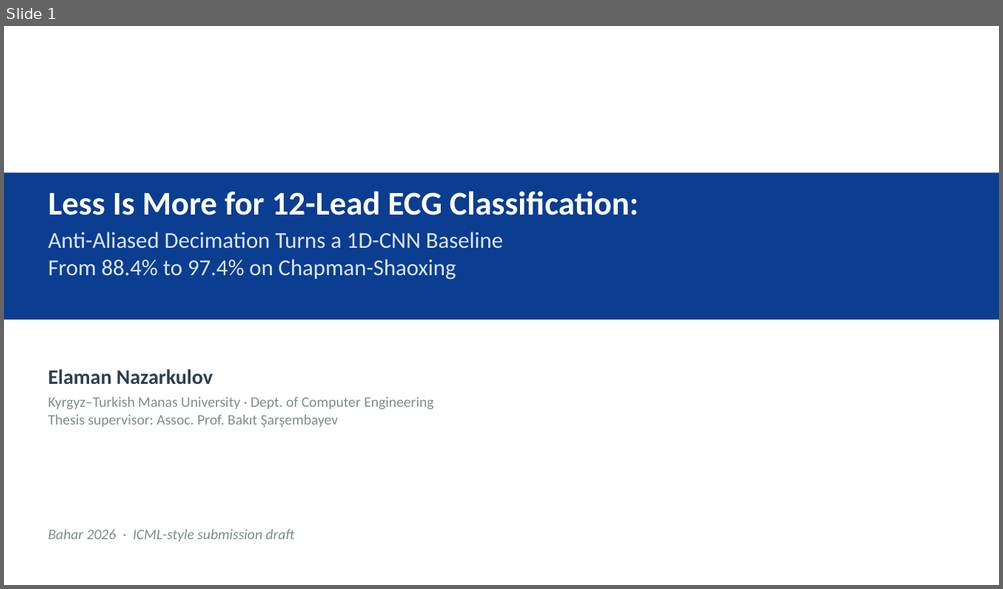
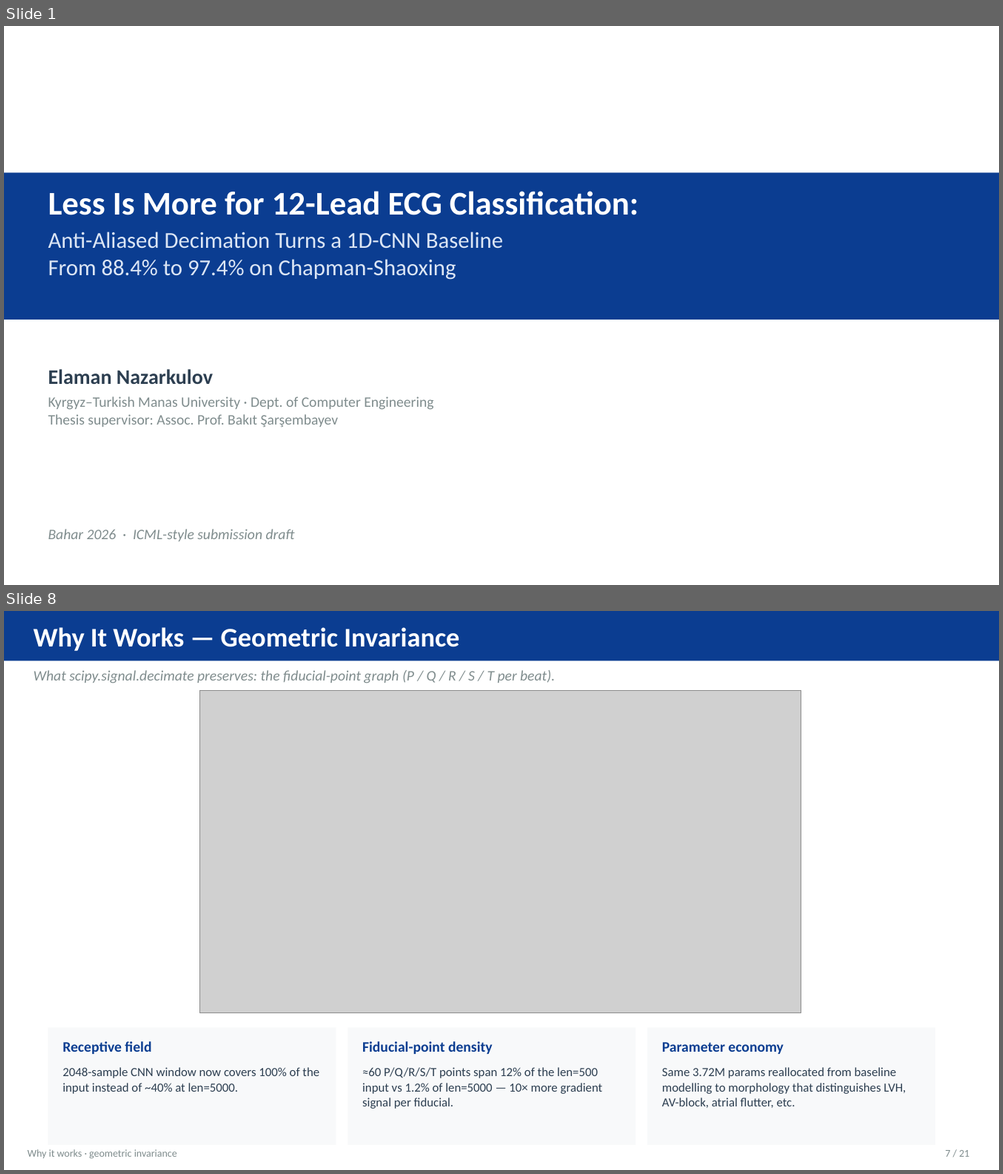
Before and after one commit to physcom/ecg-paper, a slide deck: EKG_Conference_Presentation.pptx. Shown one above the other, each under a label of ours: slide 1 before the commit, slides 1 and 8 after it; the slides between them are not shown. The pictures are 1003x589 and 1003x1174 pixels, drawn with LibreOffice and Linux fonts; fonts in the diff are those of the drawing; grey boxes stand for pictures. Boxes give left, top, right and bottom in pixels: in the first picture for what was removed or moved away, otherwise in the second. Text is boxed around its words. In the diff, an @@ line names an element or a change of style, - is before the commit and + after.

```diff
--- a/EKG_Conference_Presentation.pptx
+++ b/EKG_Conference_Presentation.pptx
@@ slide 8 added at (4,611,999,1170), background #FFFFFF @@
@@ rectangle added at (4,611,999,661), fill #0B3D91 @@
@@ text added at (34,627,459,651), 26 pt, text #FFFFFF, bold @@
+Why It Works — Geometric Invariance
@@ text added at (34,670,555,684), 14 pt, text #7F8C8D, italic @@
+What scipy.signal.decimate preserves: the fiducial-point graph (P / Q / R / S / T per beat).
@@ picture added at (200,690,802,1013) @@
@@ rectangle added at (48,1028,336,1145), fill #F8F9FA @@
@@ rectangle added at (348,1028,636,1145), fill #F8F9FA @@
@@ rectangle added at (647,1028,935,1145), fill #F8F9FA @@
@@ text added at (62,1042,151,1054), 14 pt, text #0B3D91, bold @@
+Receptive field
@@ text added at (362,1042,492,1054), 14 pt, text #0B3D91, bold @@
+Fiducial-point density
@@ text added at (662,1042,783,1054), 14 pt, text #0B3D91, bold @@
+Parameter economy
@@ text added at (62,1068,319,1094), 12 pt, text #2C3E50 @@
+2048-sample CNN window now covers 100% of the input instead of ~40% at len=5000.
@@ text added at (362,1068,603,1109), 12 pt, text #2C3E50 @@
+≈60 P/Q/R/S/T points span 12% of the len=500 input vs 1.2% of len=5000 — 10× more gradient signal per fiducial.
@@ text added at (662,1068,905,1108), 12 pt, text #2C3E50 @@
+Same 3.72M params reallocated from baseline modelling to morphology that distinguishes LVH, AV-block, atrial flutter, etc.
@@ text added at (28,1150,177,1159), 10 pt, text #7F8C8D @@
+Why it works · geometric invariance
@@ text added at (945,1150,969,1157), 10 pt, text #7F8C8D @@
+7 / 21
```
Also in this commit, not shown: 16 slides changed, 4 other slides added, 24 other files.
